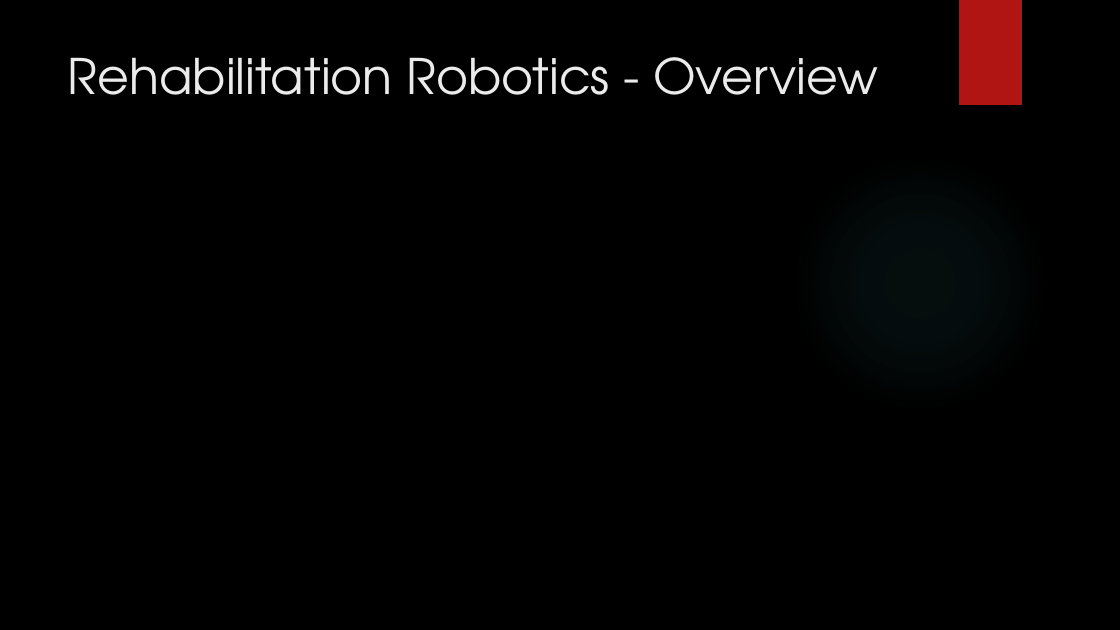
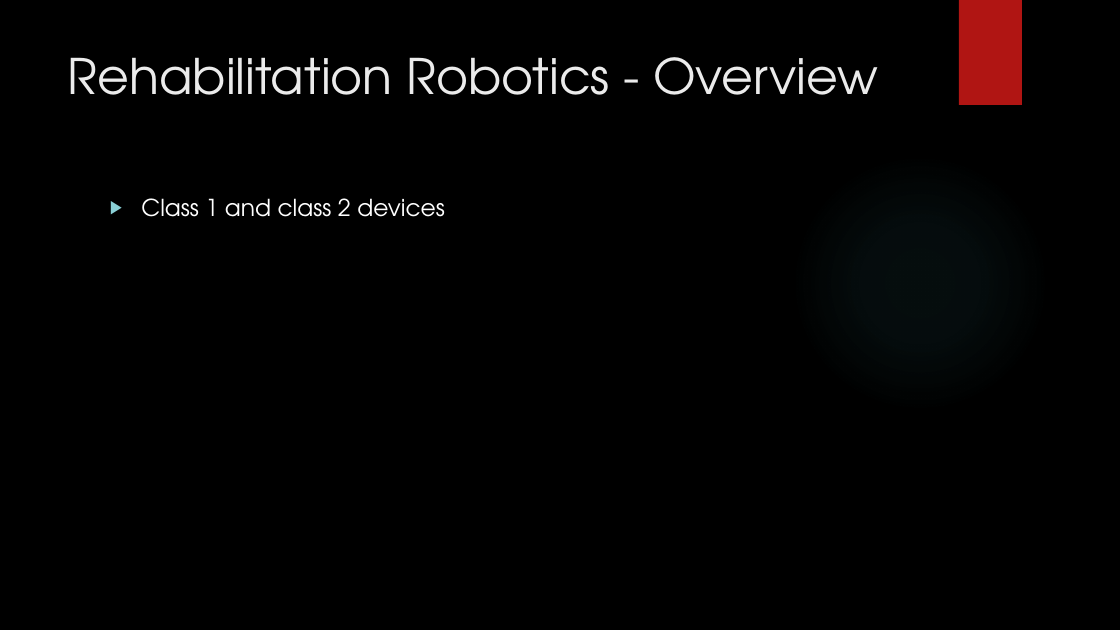
Before and after one commit to adammetcalf/PhD, a slide deck: slide 3 of Write up/101. Transfer Report/Transfer Presentation.pptx. Drawn at 1120x630 pixels with LibreOffice and Linux fonts; fonts in the diff are those of the drawing; background and template pictures are left out. Boxes give left, top, right and bottom in pixels: in the first picture for what was removed or moved away, otherwise in the second. Text is boxed around its words. In the diff, an @@ line names an element or a change of style, - is before the commit and + after.

```diff
--- a/Write up/101. Transfer Report/Transfer Presentation.pptx
+++ b/Write up/101. Transfer Report/Transfer Presentation.pptx
@@ text added at box(141, 198, 445, 217), 20 pt, text #FFFFFF @@
+▶ Class 1 and class 2 devices
```
Also in this commit, not shown: 3 other files.
